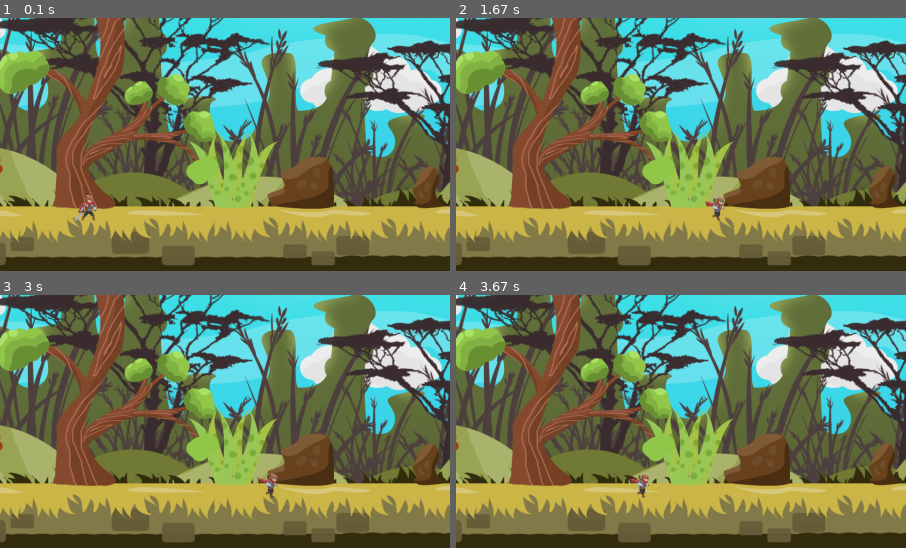
Above: before the commit, frames 1-4 (two rows, left to right).
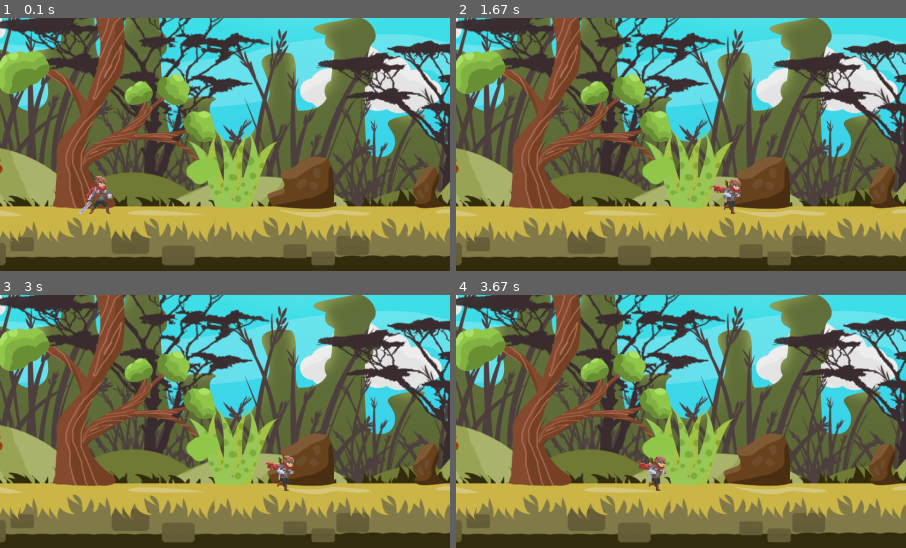
Above: after the commit, the same moments.

Repository: ethanwaggoner/Pygame_Game
Game: pygame game, started from Main.py
Same seed, same stepped clock (60 frames per second), same inputs: the game is played once before the commit and once after it.
Inputs:
- Up to frame 1 (0.1 s): no input
- Up to frame 2 (1.67 s): hold D 0.33-0.8 s; hold D 0.83-1.3 s; hold A from 1.33 s (still down)
- Up to frame 3 (3 s): release A at 1.87 s; hold A 1.9-2.3 s; hold D 2.33-2.97 s
- Up to frame 4 (3.67 s): hold A 3-3.47 s; hold D from 3.5 s (still down)
The pictures show only the part of the screen within x 19-69%, y 50-100%; the shares and areas given below are measured in that part.

The runs differ from the first frame. In frame 1, 0.6% of the frame differs, in the area x 16-25%, y 62-81%; in frame 2, 0.6%; in frame 3, 0.6%; in frame 4, 0.6%.

Commit message:
Add files via upload

Diff:
--- a/Entity.py
+++ b/Entity.py
@@ -2,5 +2,6 @@
 
 
 class Entity(pygame.sprite.Sprite):
+
     def get_current_location(self):
         pass
--- a/Main.py
+++ b/Main.py
@@ -4,7 +4,6 @@
 from Background import Background
 from Assets import Assets
 import pygame
-import sys
 
 pygame.init()
 pygame.display.set_caption("Yo")
@@ -26,7 +25,7 @@
 def draw():
     displaySurface.fill((255, 255, 255))
     Background1.render()
-    Player.render(displaySurface, startX, startY)
+    Player.render_player(displaySurface, startX, startY)
     Player.update()
     pygame.display.update()
     FPS_CLOCK.tick(FPS)
@@ -48,11 +47,5 @@
     elif keys[pygame.K_a]:
         startX -= velocity
         Player.run()
-    elif keys[pygame.K_s]:
-        startY += velocity
-        Player.run()
-    elif keys[pygame.K_w]:
-        startY -= velocity
-        Player.run()
 
     draw()
--- a/Player.py
+++ b/Player.py
@@ -10,18 +10,21 @@
         player_assets = Assets()
 
         self.is_running = False
-        self.images = player_assets.playerWalkRight
+        self.player_walk = player_assets.playerWalkRight
         self.idles = player_assets.playerIdle
         self.current_sprite = 0
-        self.image = self.images[self.current_sprite]
+        self.image = self.player_walk[self.current_sprite]
         self.idle_image = self.idles[self.current_sprite]
 
-        self.rect = self.image.get_rect()
-
         self.start_positionX = 500
-        self.start_positionY = 900
+        self.start_positionY = 850
 
         width, height = pygame.display.get_surface().get_size()
+
+    @staticmethod
+    def resize(image, scaling):
+        image_size = image.get_size()
+        return pygame.transform.scale(image, (int(image_size[0] * scaling), int(image_size[1] * scaling)))
 
     def run(self):
         self.is_running = True
@@ -29,22 +32,20 @@
     def update(self):
         if self.is_running:
             self.current_sprite += 0.15
-            if self.current_sprite >= len(self.images):
+            if self.current_sprite >= len(self.player_walk):
                 self.current_sprite = 0
                 self.is_running = False
-            self.image = self.images[int(self.current_sprite)]
+            self.image = self.player_walk[int(self.current_sprite)]
         elif not self.is_running:
             self.current_sprite += 0.15
             if self.current_sprite >= len(self.idles):
                 self.current_sprite = 0
             self.idle_image = self.idles[int(self.current_sprite)]
 
-    def render(self, display, x, y):
+    def render_player(self, display, x, y):
         if self.is_running:
-            image_size = self.image.get_size()
-            big_image = pygame.transform.scale(self.image, (int(image_size[0]*2), int(image_size[1]*2)))
+            big_image = self.resize(self.image, 3)
             display.blit(big_image, (self.start_positionX + x, self.start_positionY + y))
         else:
-            idle_size = self.idle_image.get_size()
-            big_idle = pygame.transform.scale(self.idle_image, (int(idle_size[0] * 2), int(idle_size[1] * 2)))
+            big_idle = self.resize(self.idle_image, 3)
             display.blit(big_idle, (self.start_positionX + x, self.start_positionY + y))
